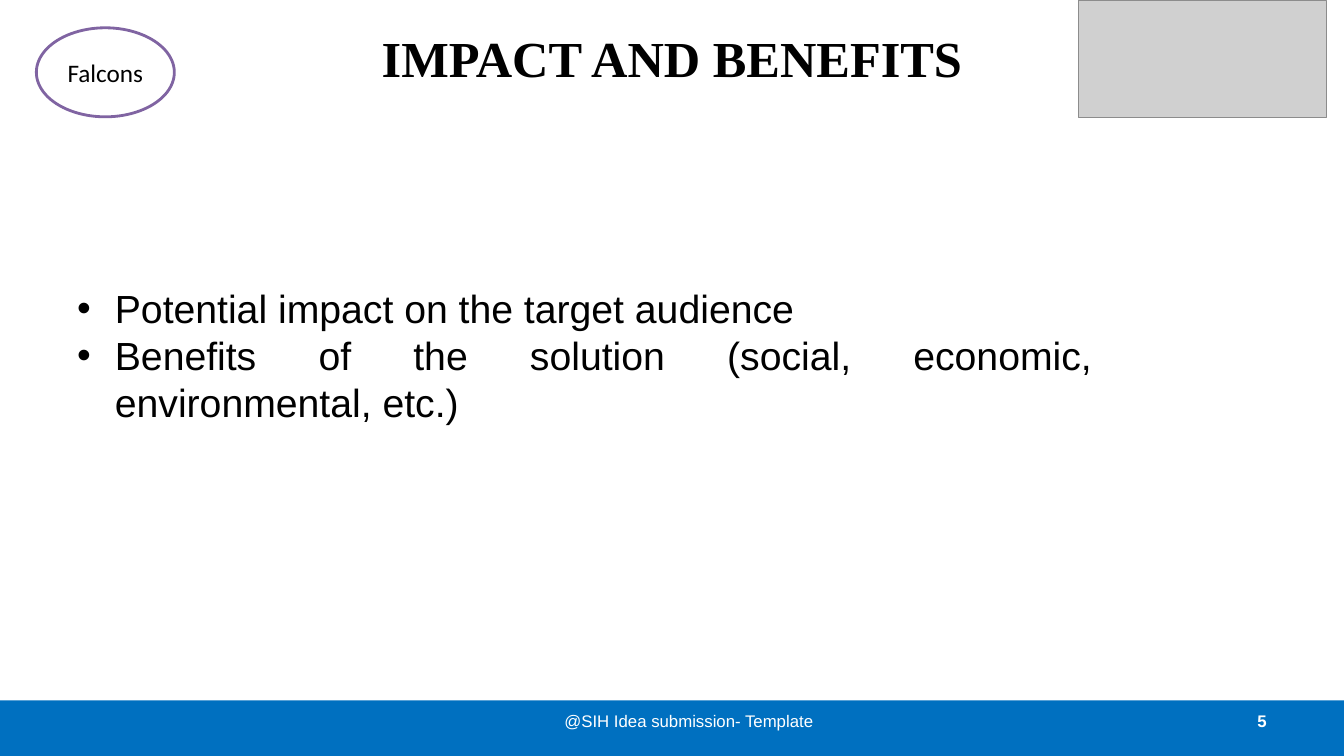
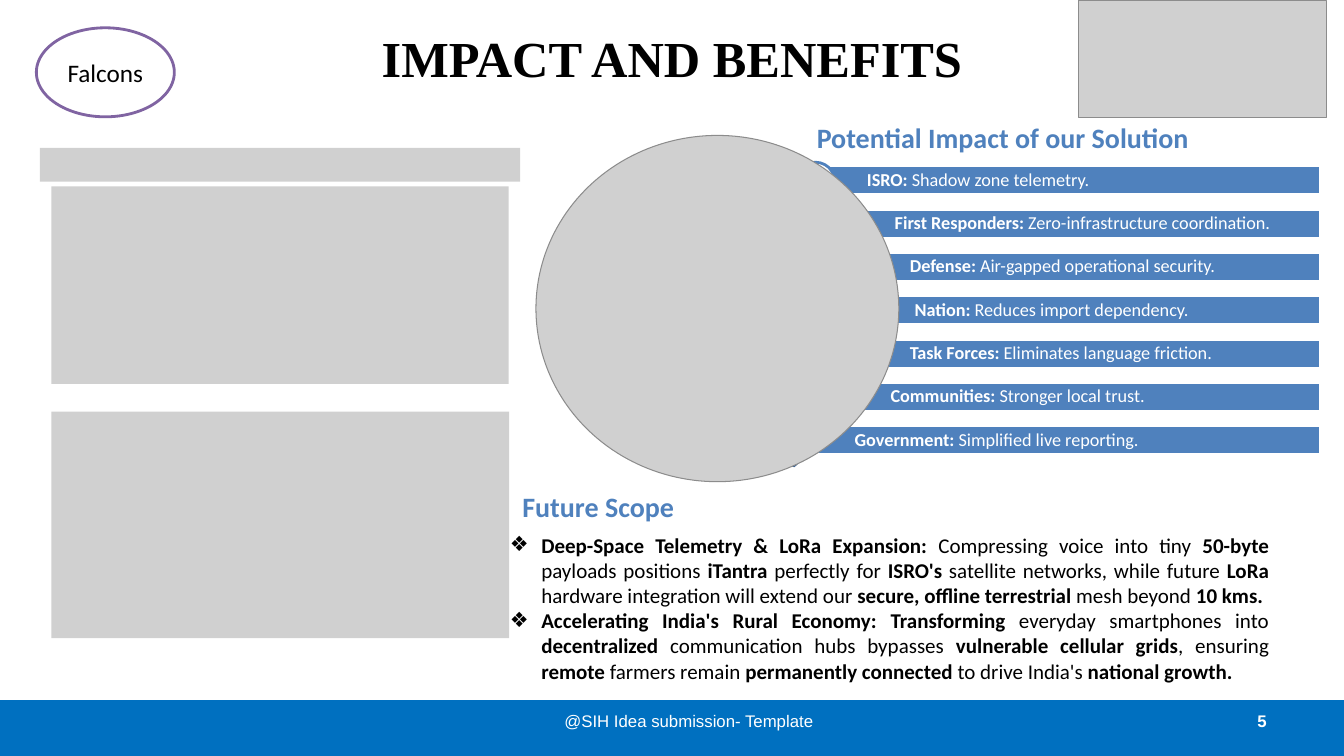
Before and after one commit to Precise-Goals/iTantra-Communication-Ecosystem, a slide deck: slide 5 of Falcons_SIH26173_iTantra.pptx. Drawn at 1344x756 pixels with LibreOffice and Linux fonts; fonts in the diff are those of the drawing; grey boxes stand for pictures. Boxes give left, top, right and bottom in pixels: in the first picture for what was removed or moved away, otherwise in the second. Text is boxed around its words. In the diff, an @@ line names an element or a change of style, - is before the commit and + after.

```diff
--- a/Falcons_SIH26173_iTantra.pptx
+++ b/Falcons_SIH26173_iTantra.pptx
@@ picture added at (40,148,521,182) @@
@@ group added at (411,96,1321,524): 8 texts, 7 rectangles, 7 ellipses, 1 arch (boxed as its full ring), 1 picture @@
+ISRO: Shadow zone telemetry.
+First Responders: Zero-infrastructure coordination.
+Defense: Air-gapped operational security.
+Nation: Reduces import dependency.
+Task Forces: Eliminates language friction.
+Communities: Stronger local trust.
+Government: Simplified live reporting.
+Potential Impact of our Solution
@@ picture added at (51,187,509,384) @@
@@ text removed at (115,294,851,425) @@
-• Potential impact on the target audience
-• Benefits of the solution (social, economic, environmental, etc.)
@@ picture added at (51,411,509,638) @@
@@ text added at (522,498,674,522), 20 pt, text #4F81BD, bold @@
+Future Scope
@@ text added at (541,538,1269,683), 15 pt, text #000000, bold @@
+❖ Deep-Space Telemetry & LoRa Expansion: Compressing voice into tiny 50-byte payloads positions iTantra perfectly for ISRO's satellite networks, while future LoRa hardware integration will extend our secure, offline terrestrial mesh beyond 10 kms.
+❖ Accelerating India's Rural Economy: Transforming everyday smartphones into decentralized communication hubs bypasses vulnerable cellular grids, ensuring remote farmers remain permanently connected to drive India's national growth.
```
Also in this commit, not shown: 4 other slides changed, 2 other files.
